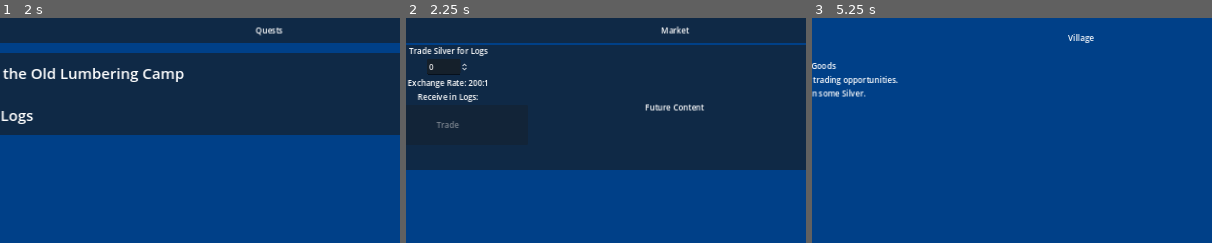
Above: before the commit, frames 1-3 (left to right).
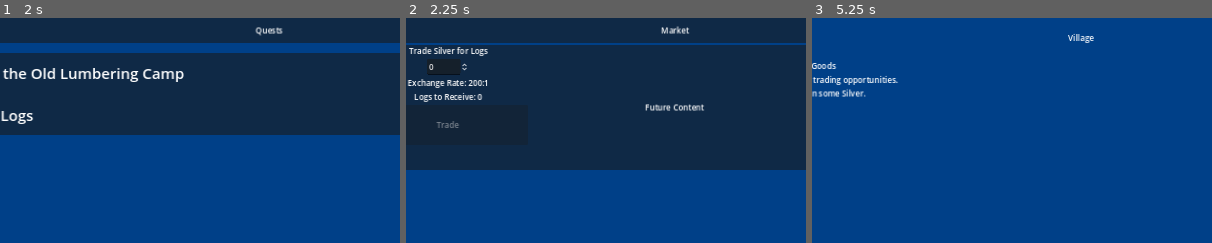
Above: after the commit, the same moments.

Repository: rexinthepark/IdleConomy
Game: Godot game, scene res://Singletons/game/game.tscn
Same seed, same stepped clock (60 frames per second), same inputs: the game is played once before the commit and once after it.
Inputs (mouse positions are % of the whole screen's width and height, from its top left):
- Up to frame 1 (2 s): click "View Village" at 0.5 s; click "View Quests" at 1.25 s
- Up to frame 2 (2.25 s): click "View Market" at 2 s
- Up to frame 3 (5.25 s): click (3, 97) at 2.75 s; click (7, 97) at 3.5 s; click (12, 97) at 4.25 s; click "View Village" at 5 s
The pictures show only the part of the screen within x 24-74%, y 0-50%; the shares and areas given below are measured in that part.

Frame 1 is identical in both runs. In frame 2, 0.4% of the frame differs, in the area x 2-19%, y 33-38%; in frame 3, nothing differs.

Commit message:
market ui

Diff:
--- a/Singletons/manager_market/manager_market.gd
+++ b/Singletons/manager_market/manager_market.gd
@@ -20,6 +20,11 @@
 func get_exchange_rate_silver_to_logs() -> int:
 	return exchange_rate_silver_to_logs
 
+func get_received_logs_preview(amount: int) -> int:
+	var received_logs_preview: int = amount
+	received_logs_preview = amount / exchange_rate_silver_to_logs
+	return received_logs_preview
+
 func trade_silver_for_logs(amount: int) -> int:
 	var traded_logs: int = amount
 	traded_logs = amount / exchange_rate_silver_to_logs
--- a/scenes/views/market/Market.tscn
+++ b/scenes/views/market/Market.tscn
@@ -60,7 +60,8 @@
 horizontal_alignment = 1
 vertical_alignment = 1
 
-[node name="Label_Logs" type="Label" parent="VBoxContainer/PanelContainer2/VBoxContainer/HBoxContainer/MarginContainer/VBoxContainer"]
+[node name="Label_ReceiveLogs" type="Label" parent="VBoxContainer/PanelContainer2/VBoxContainer/HBoxContainer/MarginContainer/VBoxContainer"]
+unique_name_in_owner = true
 layout_mode = 2
 text = "Receive in Logs:"
 horizontal_alignment = 1
--- a/scenes/views/market/market.gd
+++ b/scenes/views/market/market.gd
@@ -3,22 +3,29 @@
 @onready var SilverSpinBox: SpinBox = %SpinBox_AmountSilver
 @onready var TradeSilverButton: Button = %TradeSilverForLogsButton
 @onready var ExchangeRateLogsLabel: Label = %Label_ExchangeRateLogs
+@onready var ReceiveLogsLabel: Label = %Label_ReceiveLogs
 
 func _ready() -> void:
 	TradeSilverButton.pressed.connect(_on_trade_silver_button_pressed)
-	SilverSpinBox.value_changed.connect(_update_buttons)
+	SilverSpinBox.value_changed.connect(_on_silver_box_changed)
 	_update_labels()
 	_update_buttons(0)
 
 func _on_trade_silver_button_pressed() -> void:
 	ManagerMarket.ref.trade_silver_for_logs(int(SilverSpinBox.value))
 	_update_buttons(SilverSpinBox.value)
+	_update_labels()
+
+func _on_silver_box_changed(value: float) -> void:
+	_update_buttons(value)
+	_update_labels()
 
 func _update_labels() -> void:
 	ExchangeRateLogsLabel.text = "Exchange Rate: %s:1" %ManagerMarket.ref.get_exchange_rate_silver_to_logs()
+	ReceiveLogsLabel.text = "Logs to Receive: %s" %ManagerMarket.ref.get_received_logs_preview(int(SilverSpinBox.value))
 
 func _update_buttons(value: float) -> void:
 	if SilverSpinBox.value >= ManagerMarket.ref.get_exchange_rate_silver_to_logs():
-		TradeSilverButton.disabled = !ManagerSilver.ref.can_spend(value)
+		TradeSilverButton.disabled = !ManagerSilver.ref.can_spend(int(value))
 	else:
 		TradeSilverButton.disabled = true
